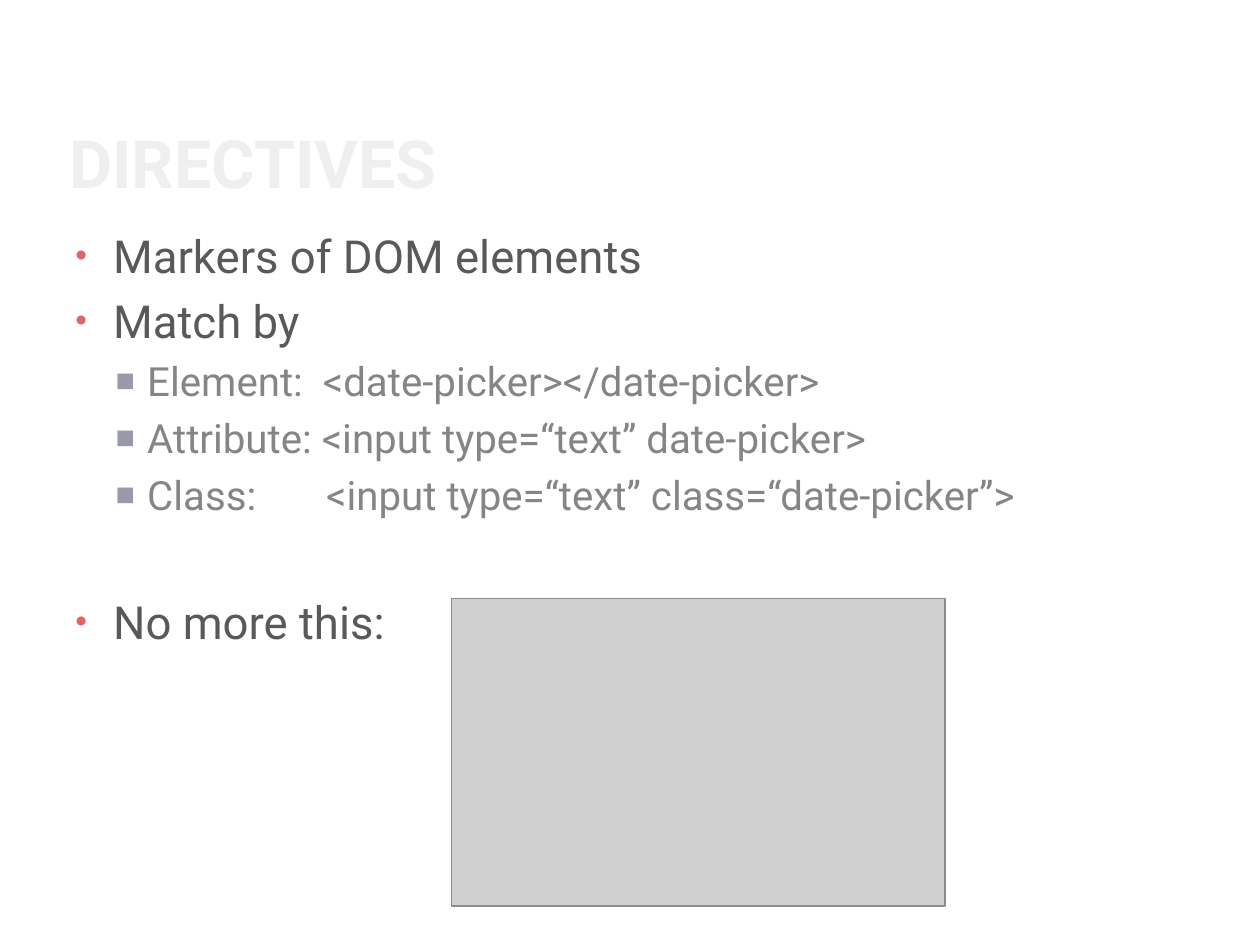
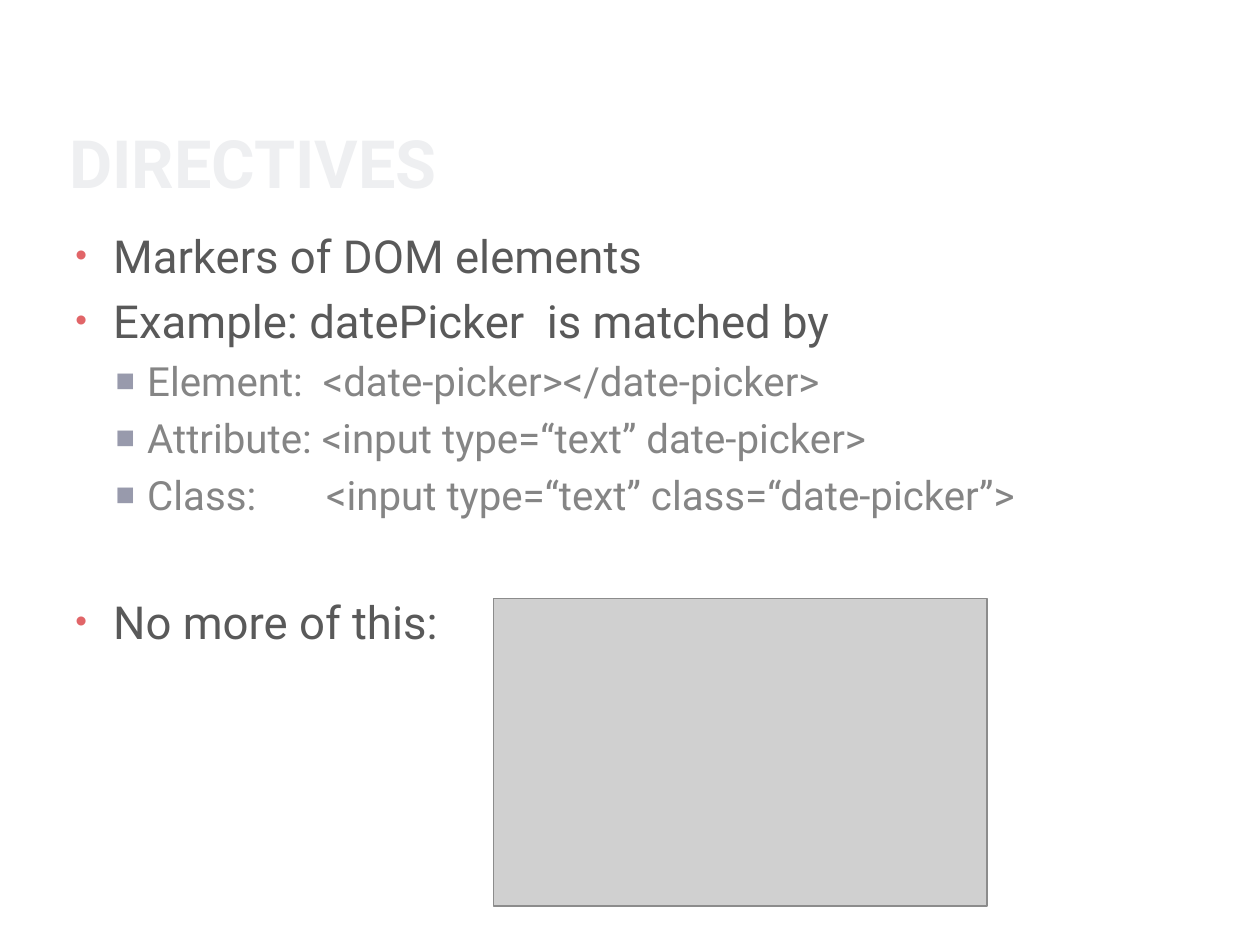
Before and after one commit to gibson-wong/AngularJS-Project, a slide deck: slide 13 of AngularJS.pptx (slide 12 before the commit). Drawn at 1260x945 pixels with LibreOffice and Linux fonts; fonts in the diff are those of the drawing; grey boxes stand for pictures; background and template pictures are left out. Boxes give left, top, right and bottom in pixels: in the first picture for what was removed or moved away, otherwise in the second. Text is boxed around its words. In the diff, an @@ line names an element or a change of style, - is before the commit and + after.

```diff
--- a/AngularJS.pptx
+++ b/AngularJS.pptx
@@ text at [113, 304, 829, 348]: text changed @@
-• Match by
+• Example: datePicker is matched by
@@ picture: place and size @@
-picture at [451, 598, 945, 906]
+picture at [494, 598, 988, 906]
@@ text at [113, 604, 437, 640]: text changed @@
-• No more this:
+• No more of this:
```
Also in this commit, not shown: 8 other slides changed, 1 slide added, 8 other files.
